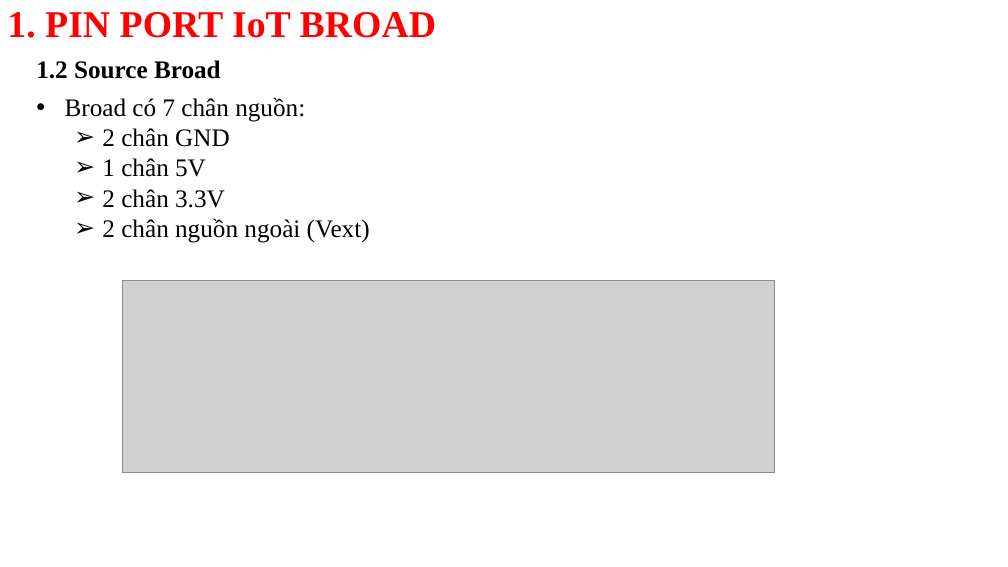
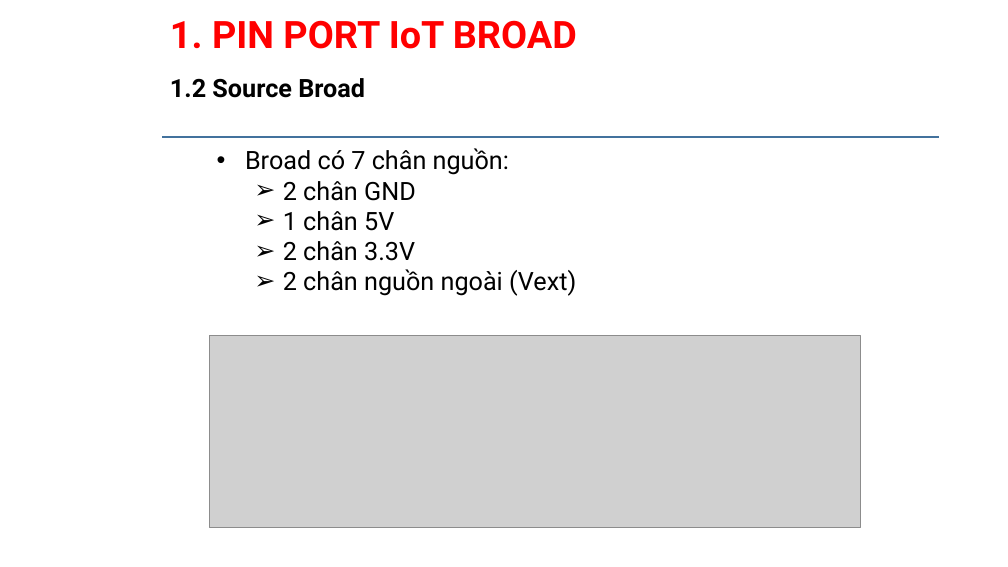
Before and after one commit to daotuyen9244/Indruino-Iot-Project, a slide deck: slide 3 of FW/Phuc/WEEK1_wifi kit 32 broad/SLITE WIFI KIT 32.pptx (slide 2 before the commit). Drawn at 1008x567 pixels with LibreOffice and Linux fonts; fonts in the diff are those of the drawing; grey boxes stand for pictures; background and template pictures are left out. Boxes give left, top, right and bottom in pixels: in the first picture for what was removed or moved away, otherwise in the second. Text is boxed around its words. In the diff, an @@ line names an element or a change of style, - is before the commit and + after.

```diff
--- a/FW/Phuc/WEEK1_wifi kit 32 broad/SLITE WIFI KIT 32.pptx
+++ b/FW/Phuc/WEEK1_wifi kit 32 broad/SLITE WIFI KIT 32.pptx
@@ font Times New Roman to Roboto in 3 elements at bbox=[245, 148, 576, 296], bbox=[170, 78, 365, 98], bbox=[170, 20, 577, 49] @@
@@ text "1. PIN PORT IoT BROAD": place and size @@
-text "1. PIN PORT IoT BROAD" at bbox=[7, 12, 436, 38]
+text "1. PIN PORT IoT BROAD" at bbox=[170, 20, 577, 49]
@@ text "1.2 Source Broad": place and size @@
-text "1.2 Source Broad" at bbox=[36, 60, 221, 79]
+text "1.2 Source Broad" at bbox=[170, 78, 365, 98]
@@ rectangle added at bbox=[163, 136, 939, 138], fill #D9D9D9, outline #43739E 1 pt @@
@@ text "Broad có 7 chân nguồn:": place and size @@
-text "Broad có 7 chân nguồn:" at bbox=[65, 97, 370, 243]
+text "Broad có 7 chân nguồn:" at bbox=[245, 148, 576, 296]
@@ picture: place and size @@
-picture at bbox=[123, 281, 774, 473]
+picture at bbox=[209, 336, 861, 528]
```
Also in this commit, not shown: 12 other slides changed, 2 slides added, 12 other files.
